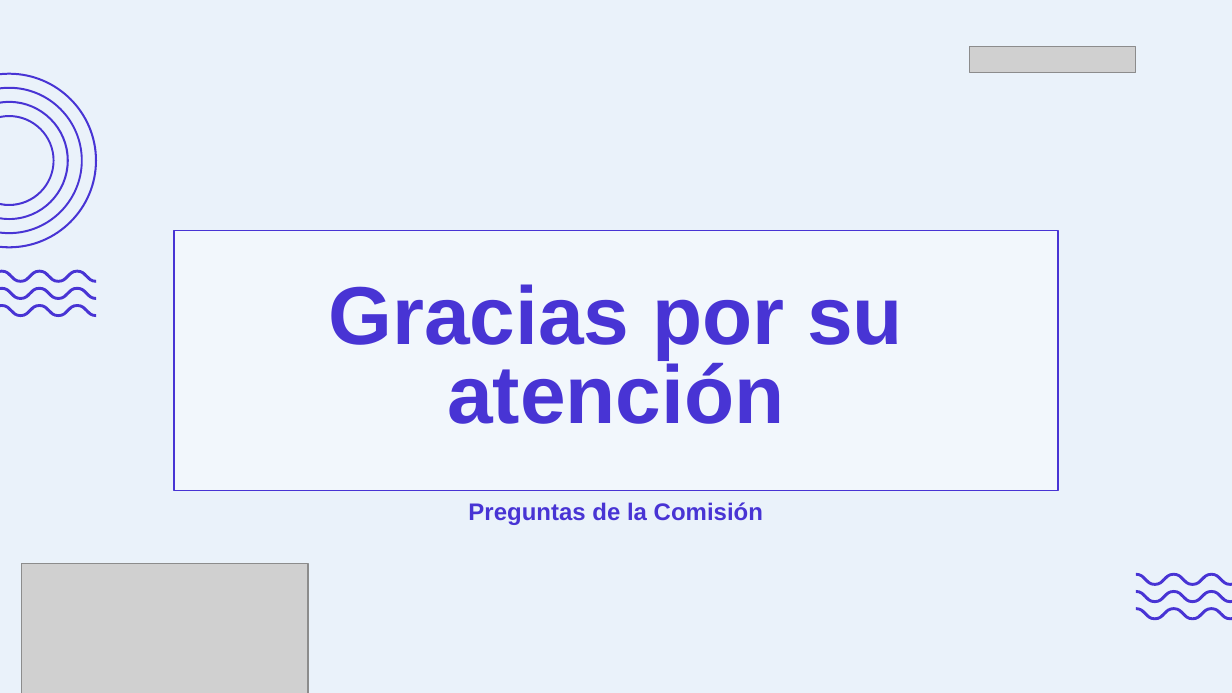
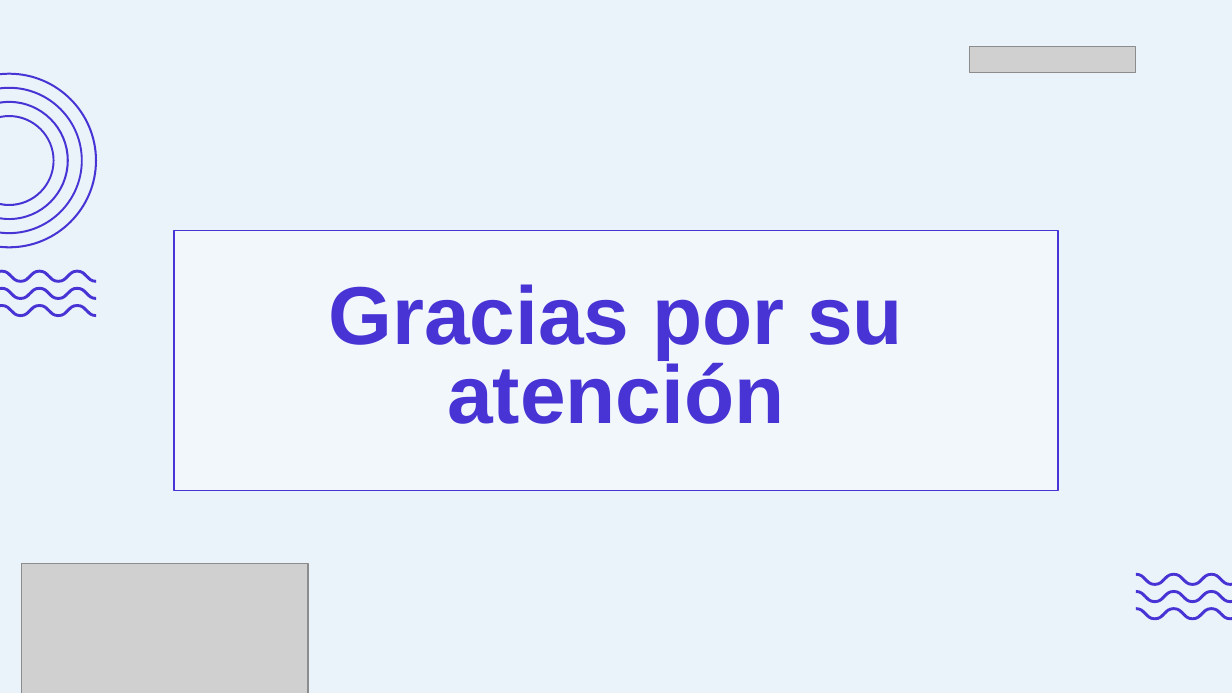
Before and after one commit to Yuyo00/CodePaw, a slide deck: slide 15 of Fase 2/Evidencias Proyecto/Presentación Proyecto.pptx. Drawn at 1232x693 pixels with LibreOffice and Linux fonts; fonts in the diff are those of the drawing; grey boxes stand for pictures; background and template pictures are left out. Boxes give left, top, right and bottom in pixels: in the first picture for what was removed or moved away, otherwise in the second. Text is boxed around its words. In the diff, an @@ line names an element or a change of style, - is before the commit and + after.

```diff
--- a/Fase 2/Evidencias Proyecto/Presentación Proyecto.pptx
+++ b/Fase 2/Evidencias Proyecto/Presentación Proyecto.pptx
@@ text removed at (468, 502, 763, 525) @@
-Preguntas de la Comisión
```
Also in this commit, not shown: 10 other slides changed, 1 slide added, 1 slide removed.
